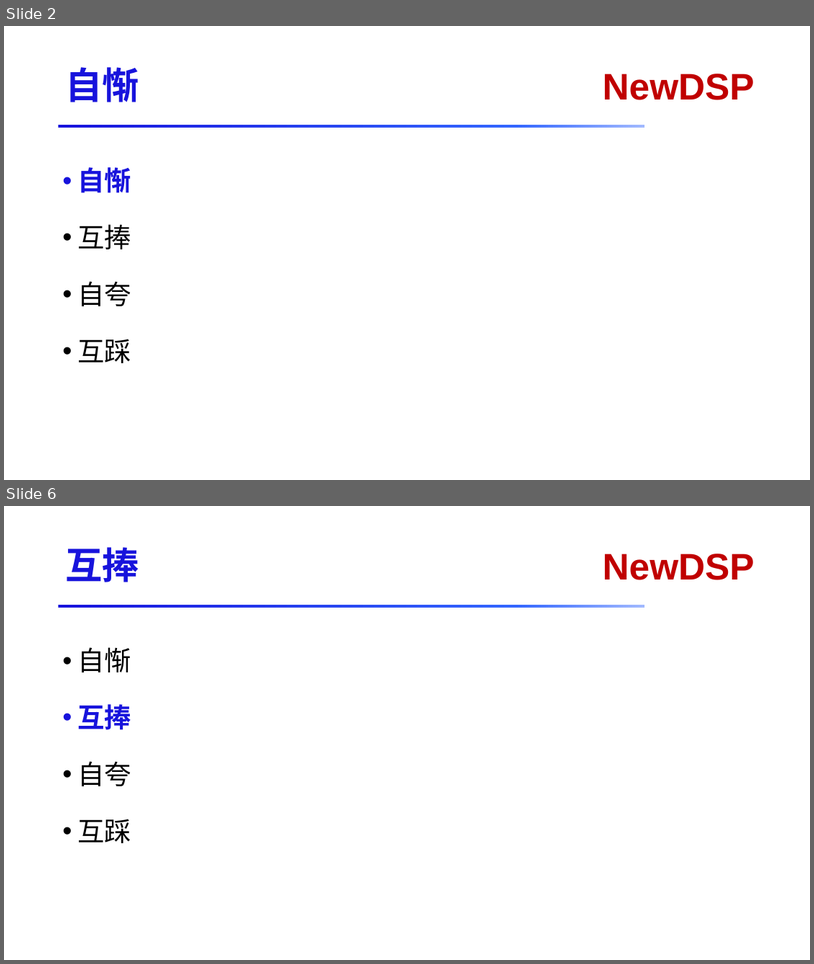
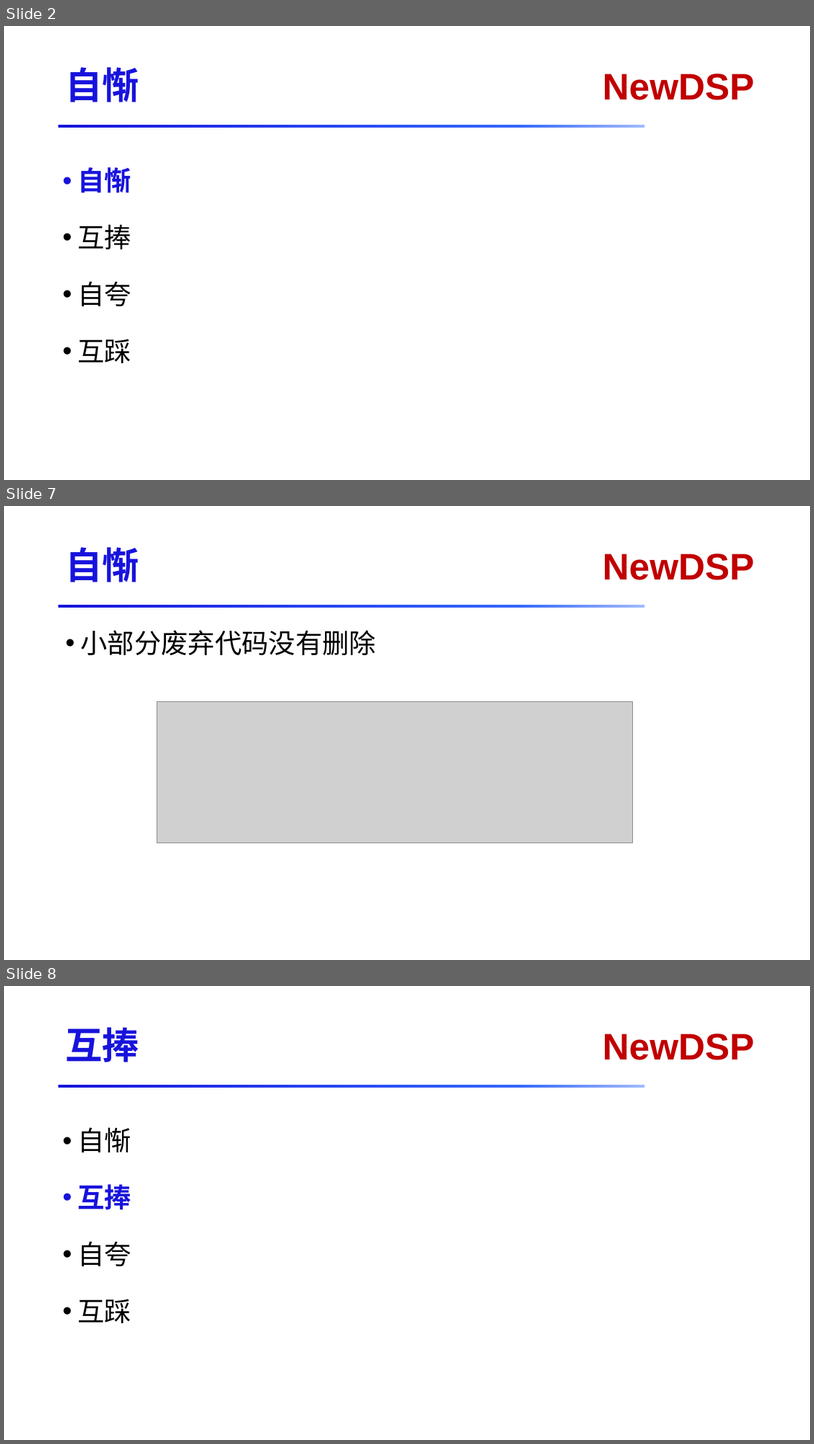
Before and after one commit to RedMagicVer7/docs, a slide deck: dsp/code/DSP代码赌场.pptx. Shown one above the other, each under a label of ours: slides 2 and 6 before the commit, slides 2, 7 and 8 after it; the slides between them are not shown. The pictures are 814x964 and 814x1444 pixels, drawn with LibreOffice and Linux fonts; fonts in the diff are those of the drawing; grey boxes stand for pictures. Boxes give left, top, right and bottom in pixels: in the first picture for what was removed or moved away, otherwise in the second. Text is boxed around its words. In the diff, an @@ line names an element or a change of style, - is before the commit and + after.

```diff
--- a/dsp/code/DSP代码赌场.pptx
+++ b/dsp/code/DSP代码赌场.pptx
@@ slide 7 added at [4, 506, 810, 960], background #FFFFFF; not listed: 2 template elements that a slide beside it also shows @@
@@ title added at [65, 547, 139, 582], 44 pt, text #1713DC, bold @@
+自惭
@@ text added at [80, 630, 376, 655], 32 pt, text #000000 @@
+• 小部分废弃代码没有删除
@@ picture added at [157, 701, 634, 843] @@
@@ what was slide 6 is now slide 8 @@
```
Also in this commit, not shown: 10 slides changed, 3 other slides added.
